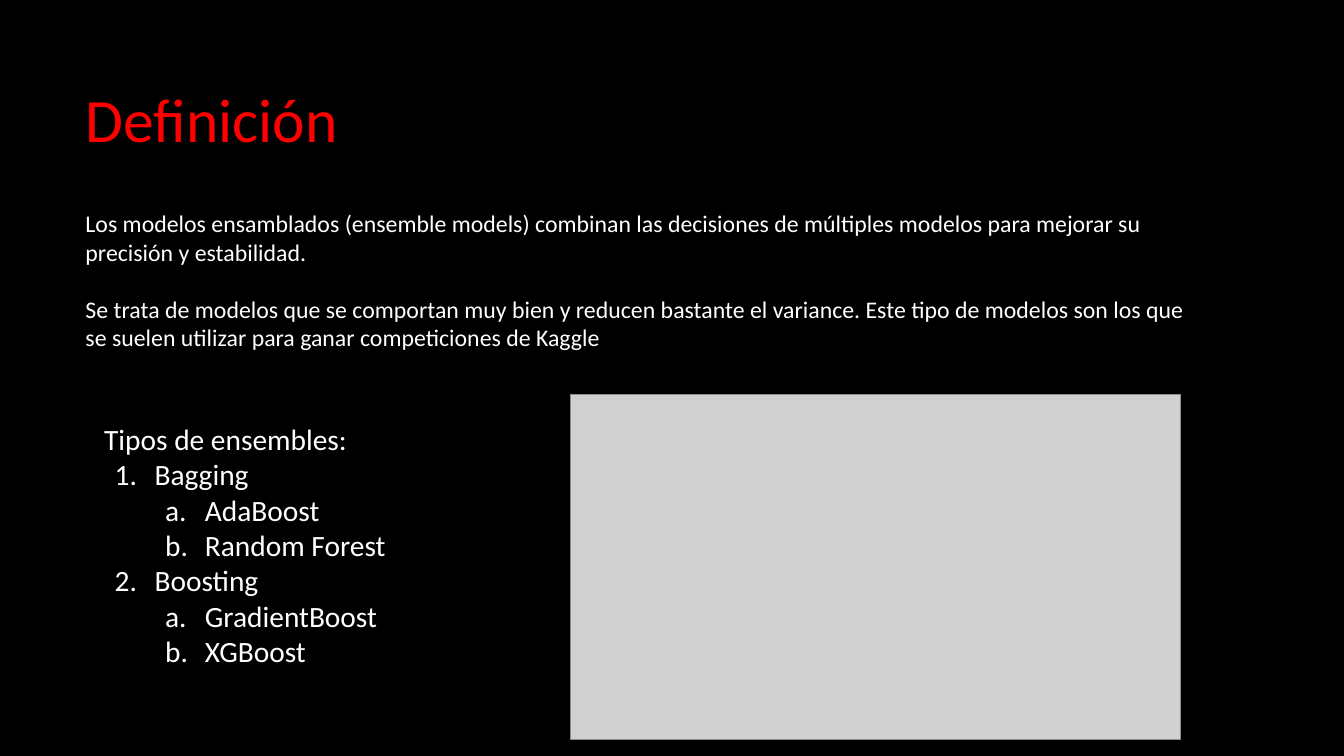
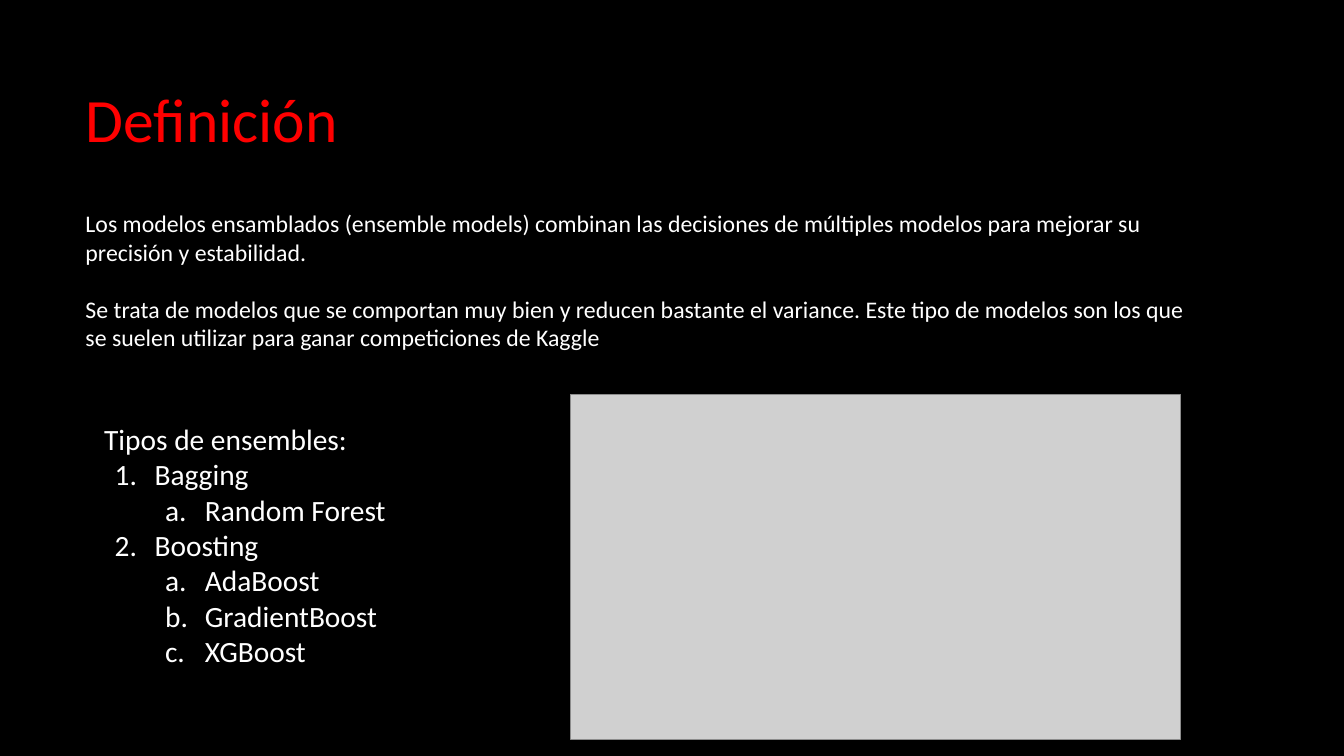
Before and after one commit to rafazamb/DS_PT_ENE21, a slide deck: slide 3 of 2-Machine_Learning/2.1_Supervised/2.1.7 Ensembling/ML - Ensembling.pptx. Drawn at 1344x756 pixels with LibreOffice and Linux fonts; fonts in the diff are those of the drawing; grey boxes stand for pictures. Boxes give left, top, right and bottom in pixels: in the first picture for what was removed or moved away, otherwise in the second. Text is boxed around its words. In the diff, an @@ line names an element or a change of style, - is before the commit and + after.

```diff
--- a/2-Machine_Learning/2.1_Supervised/2.1.7 Ensembling/ML - Ensembling.pptx
+++ b/2-Machine_Learning/2.1_Supervised/2.1.7 Ensembling/ML - Ensembling.pptx
@@ text at (x1=205, y1=500, x2=319, y2=522): paragraph removed @@
-  a. AdaBoost
@@ text at (x1=205, y1=570, x2=319, y2=592): paragraph added @@
+      a. AdaBoost
```
Also in this commit, not shown: 2 other files.
